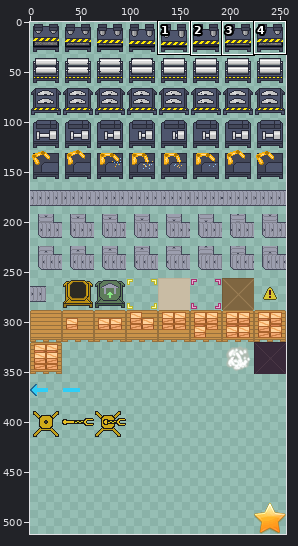
Edited in one commit: sprite sheet (app/src/main/res/drawable-nodpi/blocks.png). Above, an overview of the earlier version with the close-up marked.
Close-up. Before the edit:
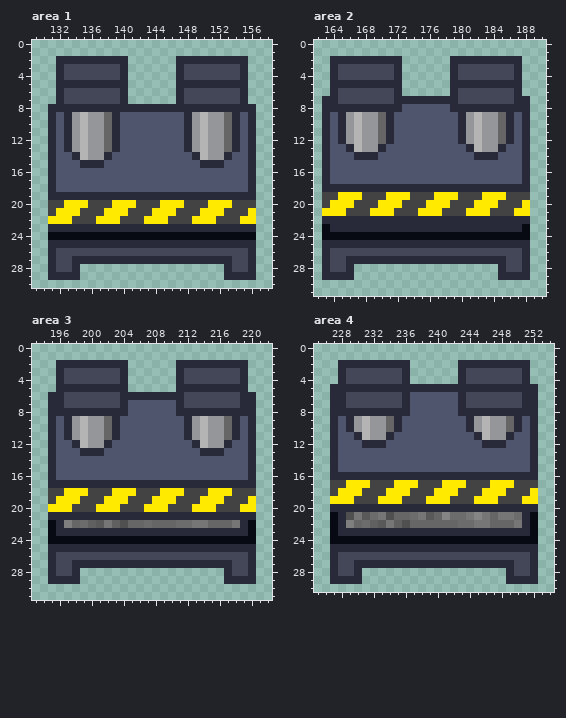
The file is 256x512 pixels. Pixels under 10% opacity are left out. Colours within 5 levels of each other are drawn and written as one. Shown: area 1: x 129..158, y 0..30; area 2: x 162..190, y 0..31; area 3: x 193..222, y 0..31; area 4: x 225..254, y 0..30. The commit also changed other parts of the picture, which this record leaves out.
And afterwards:
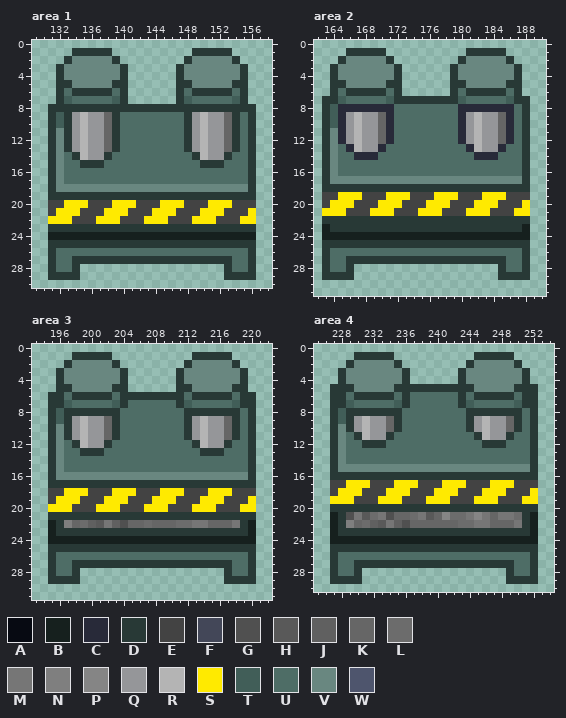
Palette (. is transparent): A #070a12  B #16201e  C #282a39  D #283936  E #434343  F #434758  G #505050  H #595959  J #606060  K #666666  L #6c6c6c  M #767676  N #7f7f7f  P #858585  Q #959699  R #b4b4b4  S #ffea00  T #415e58  U #4e6d66  V #698780  W #4e556d
From old to new:
Changed rows in their new state; - is an unchanged pixel.
Area 1:
first column x 131:
 1 ---DDDDD----------DDDDD---
 2 -.DVVVVVD.------.DVVVVVD.-
 3 -DVVVVVVVD------DVVVVVVVD-
 4 -DVVVVVVVD------DVVVVVVVD-
 5 -DDVVVVVDD------DDVVVVVDD-
 6 -DUDDDDDUD------DUDDDDDUD-
 7 -DTUUUUUTD------DTUUUUUTD-
 8 DDDDDDDDDDDDDDDDDDDDDDDDDD
 9 DTD-----DUUUUUUUUD-----DUD
10 DTD-----DUUUUUUUUD-----DUD
11 DVD-----DUUUUUUUUD-----DUD
12 DVD-----DUUUUUUUUD-----DUD
13 DVD-----DUUUUUUUUD-----DUD
14 DVUD---DUUUUUUUUUUD---DUUD
15 DVUUDDDUUUUUUUUUUUUDDDUUUD
16 DVUUUUUUUUUUUUUUUUUUUUUUUD
17 DVUUUUUUUUUUUUUUUUUUUUUUUD
18 DVVVVVVVVVVVVVVVVVVVVVVVVD
19 DDDDDDDDDDDDDDDDDDDDDDDDDD
first column x 131:
23 DDDDDDDDDDDDDDDDDDDDDDDDDD
24 BBBBBBBBBBBBBBBBBBBBBBBBBB
25 DDDDDDDDDDDDDDDDDDDDDDDDDD
26 DUUUUUUUUUUUUUUUUUUUUUUUUD
27 DUUDDDDDDDDDDDDDDDDDDDDUUD
28 DUUD------------------DUUD
29 DDDD------------------DDDD
Area 2:
first column x 163:
 1 ---DDDDD----------DDDDD---
 2 -.DVVVVVD.------.DVVVVVD.-
 3 -DVVVVVVVD------DVVVVVVVD-
 4 -DVVVVVVVD------DVVVVVVVD-
 5 -DDVVVVVDD------DDVVVVVDD-
 6 -DUDDDDDUD------DUDDDDDUD-
 7 DDTUUUUUTDDDDDDDDTUUUUUTDD
 8 DT-------UUUUUUUU-------UD
 9 DT-------UUUUUUUU-------UD
10 DT-------UUUUUUUU-------UD
11 DV-------UUUUUUUU-------UD
12 DV-------UUUUUUUU-------UD
13 DVU-----UUUUUUUUUU-----UUD
14 DVUU---UUUUUUUUUUUU---UUUD
15 DVUUUUUUUUUUUUUUUUUUUUUUUD
16 DVUUUUUUUUUUUUUUUUUUUUUUUD
17 DVVVVVVVVVVVVVVVVVVVVVVVVD
18 DDDDDDDDDDDDDDDDDDDDDDDDDD
first column x 163:
22 DDDDDDDDDDDDDDDDDDDDDDDDDD
23 BDDDDDDDDDDDDDDDDDDDDDDDDB
24 BBBBBBBBBBBBBBBBBBBBBBBBBB
25 DDDDDDDDDDDDDDDDDDDDDDDDDD
26 DUUUUUUUUUUUUUUUUUUUUUUUUD
27 DUUDDDDDDDDDDDDDDDDDDDDUUD
28 DUUD------------------DUUD
29 DDDD------------------DDDD
Area 3:
first column x 195:
 1 ---DDDDD----------DDDDD---
 2 -.DVVVVVD.------.DVVVVVD.-
 3 -DVVVVVVVD------DVVVVVVVD-
 4 -DVVVVVVVD------DVVVVVVVD-
 5 -DDVVVVVDD------DDVVVVVDD-
 6 DDUDDDDDUDDDDDDDDUDDDDDUDD
 7 DDTUUUUUTDUUUUUUDTUUUUUTDD
 8 DTDDDDDDDUUUUUUUUDDDDDDDUD
 9 DTD-----DUUUUUUUUD-----DUD
10 DVD-----DUUUUUUUUD-----DUD
11 DVD-----DUUUUUUUUD-----DUD
12 DVUD---DUUUUUUUUUUD---DUUD
13 DVUUDDDUUUUUUUUUUUUDDDUUUD
14 DVUUUUUUUUUUUUUUUUUUUUUUUD
15 DVUUUUUUUUUUUUUUUUUUUUUUUD
16 DVVVVVVVVVVVVVVVVVVVVVVVVD
17 DDDDDDDDDDDDDDDDDDDDDDDDDD
first column x 195:
21 DDDDDDDDDDDDDDDDDDDDDDDDDD
22 BD----------------------DB
23 BDDDDDDDDDDDDDDDDDDDDDDDDB
24 BBBBBBBBBBBBBBBBBBBBBBBBBB
25 DDDDDDDDDDDDDDDDDDDDDDDDDD
26 DUUUUUUUUUUUUUUUUUUUUUUUUD
27 DUUDDDDDDDDDDDDDDDDDDDDUUD
28 DUUD------------------DUUD
29 DDDD------------------DDDD
Area 4:
first column x 227:
 1 ---DDDDD----------DDDDD---
 2 -.DVVVVVD.------.DVVVVVD.-
 3 -DVVVVVVVD------DVVVVVVVD-
 4 -DVVVVVVVD------DVVVVVVVD-
 5 DDDVVVVVDDDDDDDDDDVVVVVDDD
 6 DDUDDDDDUDUUUUUUDUDDDDDUDD
 7 DDTUUUUUTDUUUUUUDTUUUUUTDD
 8 DTDDDDDDDUUUUUUUUDDDDDDDUD
 9 DTD-----DUUUUUUUUD-----DUD
10 DVD-----DUUUUUUUUD-----DUD
11 DVUD---DUUUUUUUUUUD---DUUD
12 DVUUDDDUUUUUUUUUUUUDDDUUUD
13 DVUUUUUUUUUUUUUUUUUUUUUUUD
14 DVUUUUUUUUUUUUUUUUUUUUUUUD
15 DVVVVVVVVVVVVVVVVVVVVVVVVD
16 DDDDDDDDDDDDDDDDDDDDDDDDDD
first column x 227:
20 DDDDDDDDDDDDDDDDDDDDDDDDDD
21 BD----------------------DB
22 BD----------------------DB
23 BDDDDDDDDDDDDDDDDDDDDDDDDB
24 BBBBBBBBBBBBBBBBBBBBBBBBBB
25 DDDDDDDDDDDDDDDDDDDDDDDDDD
26 DUUUUUUUUUUUUUUUUUUUUUUUUD
27 DUUDDDDDDDDDDDDDDDDDDDDUUD
28 DUUD------------------DUUD
29 DDDD------------------DDDD
Changed places in both close-ups, as pixel boxes (x1, y1, x2, y2):
changed: (48, 48, 256, 280)
changed: (322, 48, 530, 280)
changed: (48, 352, 256, 488)
changed: (48, 512, 256, 584)
changed: (330, 352, 538, 584)
